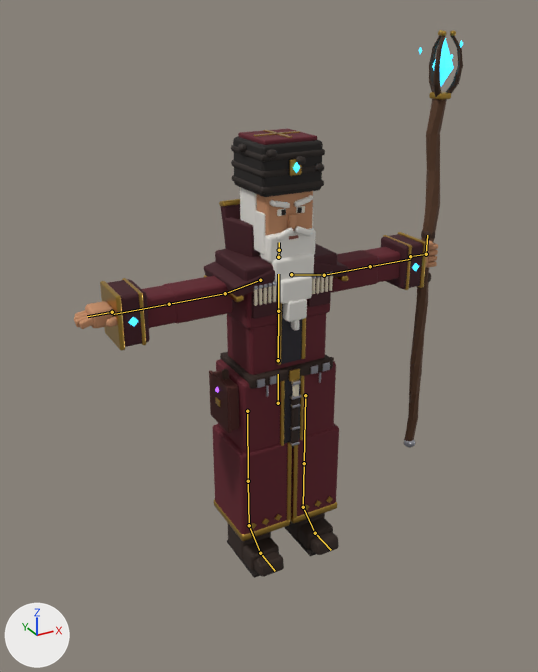
A saved change to the glTF model assets/mage_rigged/mage_rigged.glb.
Before and after are seen from a camera (50 mm lens) standing at (-1.46, -2.59, 2.39) and looking at (-0.09, -0.1, 1.15). The axes (+X, +Y, +Z) are drawn at lower left. The lights are the same throughout. The first picture is the older version. The bones that change, and the others that lie on the model, are drawn over the model as lines.

Objects in the first picture: 'mage_v5'.
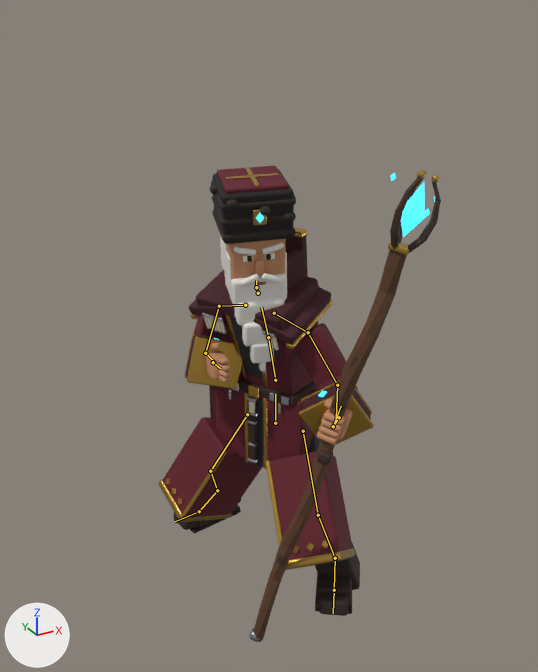
The newer file adds an action. The first version stands in its rest pose; the second is drawn at frame 1 of the action 'MG_Charge_In'.

Location of each change, (x1, y1, x2, y2) in pixels of the pictures (538 x 672 px):
'mage_v5', posed (27% narrower, 13% shorter)
    before: (74, 30, 463, 578)
    after: (159, 165, 441, 642)
bone 'pelvis', root to tip
    before: (278, 403) to (278, 374)
    after: (275, 423) to (275, 394)
bone 'spine_01', root to tip
    before: (278, 360) to (278, 311)
    after: (275, 380) to (268, 337)
bone 'spine_02', root to tip
    before: (278, 311) to (278, 274)
    after: (268, 337) to (261, 307)
bone 'clavicle_l', root to tip
    before: (291, 274) to (324, 275)
    after: (274, 313) to (308, 332)
bone 'upperarm_l', root to tip
    before: (324, 275) to (370, 266)
    after: (308, 332) to (337, 385)
bone 'lowerarm_l', root to tip
    before: (370, 266) to (410, 259)
    after: (337, 385) to (336, 419)
bone 'hand_l', root to tip
    before: (410, 256) to (426, 254)
    after: (339, 417) to (333, 426)
bone 'clavicle_r', root to tip
    before: (260, 280) to (225, 293)
    after: (245, 305) to (219, 306)
bone 'upperarm_r', root to tip
    before: (225, 293) to (169, 304)
    after: (219, 306) to (205, 353)
bone 'lowerarm_r', root to tip
    before: (169, 304) to (112, 314)
    after: (205, 353) to (215, 363)
bone 'hand_r', root to tip
    before: (112, 312) to (87, 316)
    after: (213, 362) to (220, 368)
bone 'neck_01', root to tip
    before: (278, 257) to (279, 250)
    after: (258, 293) to (256, 287)
bone 'head', root to tip
    before: (279, 250) to (279, 242)
    after: (256, 287) to (256, 280)
bone 'thigh_l', root to tip
    before: (305, 395) to (304, 463)
    after: (303, 431) to (318, 515)
bone 'calf_l', root to tip
    before: (304, 463) to (303, 507)
    after: (318, 515) to (335, 558)
bone 'foot_l', root to tip
    before: (303, 507) to (315, 533)
    after: (335, 558) to (334, 590)
bone 'thigh_r', root to tip
    before: (247, 411) to (248, 481)
    after: (247, 414) to (210, 471)
bone 'calf_r', root to tip
    before: (248, 481) to (249, 525)
    after: (210, 471) to (217, 490)
bone 'foot_r', root to tip
    before: (249, 525) to (260, 553)
    after: (217, 490) to (199, 511)

Diff of the bpy script that builds the scene:
```diff
--- a/assets/mage_rigged/mage_rigged.glb.py
+++ b/assets/mage_rigged/mage_rigged.glb.py
@@ bone_pelvis @@
 bone_pelvis = bpy.data.objects['mage_rig'].pose.bones['pelvis']  # child of 'root'
-bone_pelvis.location = (0.0, 0.0, 0.0)
-bone_pelvis.rotation_quaternion = (1.0, 0.0, 0.0, 0.0)  # degrees (0, 0, 0)
+bone_pelvis.location = (-0.012, -0.1, 0.0)
+bone_pelvis.rotation_quaternion = (0.856, -0.025, -0.517, 0.002)  # degrees (-5, -62, 4)
@@ bone_spine_01 @@
 bone_spine_01 = bpy.data.objects['mage_rig'].pose.bones['spine_01']  # child of 'pelvis'
-bone_spine_01.rotation_quaternion = (1.0, 0.0, 0.0, 0.0)  # degrees (0, 0, 0)
+bone_spine_01.rotation_quaternion = (0.99, 0.138, -0.017, -0.014)  # degrees (16, -2, -2)
@@ bone_spine_02 @@
 bone_spine_02 = bpy.data.objects['mage_rig'].pose.bones['spine_02']  # child of 'spine_01'
-bone_spine_02.rotation_quaternion = (1.0, 0.0, 0.0, 0.0)  # degrees (0, 0, 0)
+bone_spine_02.rotation_quaternion = (0.999, 0.051, -0.006, -0.004)  # degrees (6, -1, -1)
@@ bone_clavicle_l @@
 bone_clavicle_l = bpy.data.objects['mage_rig'].pose.bones['clavicle_l']  # child of 'spine_02'
-bone_clavicle_l.rotation_quaternion = (1.0, 0.0, 0.0, 0.0)  # degrees (0, 0, 0)
+bone_clavicle_l.rotation_quaternion = (0.997, 0.01, 0.008, -0.071)  # degrees (1, 1, -8)
@@ bone_upperarm_l @@
 bone_upperarm_l = bpy.data.objects['mage_rig'].pose.bones['upperarm_l']  # child of 'clavicle_l'
-bone_upperarm_l.rotation_quaternion = (1.0, 0.0, 0.0, 0.0)  # degrees (0, 0, 0)
+bone_upperarm_l.rotation_quaternion = (0.867, -0.008, -0.313, -0.388)  # degrees (16, -33, -53)
@@ bone_lowerarm_l @@
 bone_lowerarm_l = bpy.data.objects['mage_rig'].pose.bones['lowerarm_l']  # child of 'upperarm_l'
-bone_lowerarm_l.rotation_quaternion = (1.0, 0.0, 0.0, 0.0)  # degrees (0, 0, 0)
+bone_lowerarm_l.rotation_quaternion = (0.821, 0.571, 0.0, 0.0)  # degrees (70, 0, 0)
@@ bone_hand_l @@
 bone_hand_l = bpy.data.objects['mage_rig'].pose.bones['hand_l']  # child of 'lowerarm_l'
-bone_hand_l.rotation_quaternion = (1.0, 0.0, 0.0, 0.0)  # degrees (0, 0, 0)
+bone_hand_l.rotation_quaternion = (0.924, 0.157, 0.347, 0.028)  # degrees (24, 39, 12)
@@ bone_clavicle_r @@
 bone_clavicle_r = bpy.data.objects['mage_rig'].pose.bones['clavicle_r']  # child of 'spine_02'
-bone_clavicle_r.rotation_quaternion = (1.0, 0.0, 0.0, 0.0)  # degrees (0, 0, 0)
+bone_clavicle_r.rotation_quaternion = (0.998, 0.001, -0.006, 0.063)  # degrees (0, -1, 7)
@@ bone_upperarm_r @@
 bone_upperarm_r = bpy.data.objects['mage_rig'].pose.bones['upperarm_r']  # child of 'clavicle_r'
-bone_upperarm_r.rotation_quaternion = (1.0, 0.0, 0.0, 0.0)  # degrees (0, 0, 0)
+bone_upperarm_r.rotation_quaternion = (0.807, 0.361, -0.163, 0.437)  # degrees (33, -35, 46)
@@ bone_lowerarm_r @@
 bone_lowerarm_r = bpy.data.objects['mage_rig'].pose.bones['lowerarm_r']  # child of 'upperarm_r'
-bone_lowerarm_r.rotation_quaternion = (1.0, 0.0, 0.0, 0.0)  # degrees (0, 0, 0)
+bone_lowerarm_r.rotation_quaternion = (0.566, 0.824, 0.0, 0.0)  # degrees (111, 0, 0)
@@ bone_hand_r @@
 bone_hand_r = bpy.data.objects['mage_rig'].pose.bones['hand_r']  # child of 'lowerarm_r'
-bone_hand_r.rotation_quaternion = (1.0, 0.0, 0.0, 0.0)  # degrees (0, 0, 0)
+bone_hand_r.rotation_quaternion = (0.985, -0.048, 0.146, 0.074)  # degrees (-4, 17, 8)
@@ bone_neck_01 @@
 bone_neck_01 = bpy.data.objects['mage_rig'].pose.bones['neck_01']  # child of 'spine_02'
-bone_neck_01.rotation_quaternion = (1.0, 0.0, 0.0, 0.0)  # degrees (0, 0, 0)
+bone_neck_01.rotation_quaternion = (0.997, 0.033, 0.067, -0.021)  # degrees (4, 8, -2)
@@ bone_head @@
 bone_head = bpy.data.objects['mage_rig'].pose.bones['head']  # child of 'neck_01'
-bone_head.rotation_quaternion = (1.0, 0.0, 0.0, 0.0)  # degrees (0, 0, 0)
+bone_head.rotation_quaternion = (0.933, -0.123, 0.33, -0.072)  # degrees (-20, 37, -16)
@@ bone_thigh_l @@
 bone_thigh_l = bpy.data.objects['mage_rig'].pose.bones['thigh_l']  # child of 'pelvis'
-bone_thigh_l.rotation_quaternion = (1.0, 0.0, 0.0, 0.0)  # degrees (0, 0, 0)
+bone_thigh_l.rotation_quaternion = (0.933, 0.252, -0.159, 0.203)  # degrees (26, -24, 19)
@@ bone_calf_l @@
 bone_calf_l = bpy.data.objects['mage_rig'].pose.bones['calf_l']  # child of 'thigh_l'
-bone_calf_l.rotation_quaternion = (1.0, 0.0, 0.0, 0.0)  # degrees (0, 0, 0)
+bone_calf_l.rotation_quaternion = (0.936, -0.352, 0.001, 0.011)  # degrees (-41, 1, 1)
@@ bone_foot_l @@
 bone_foot_l = bpy.data.objects['mage_rig'].pose.bones['foot_l']  # child of 'calf_l'
-bone_foot_l.rotation_quaternion = (1.0, 0.0, 0.0, 0.0)  # degrees (0, 0, 0)
+bone_foot_l.rotation_quaternion = (0.986, 0.032, -0.142, -0.086)  # degrees (5, -16, -11)
@@ bone_thigh_r @@
 bone_thigh_r = bpy.data.objects['mage_rig'].pose.bones['thigh_r']  # child of 'pelvis'
-bone_thigh_r.rotation_quaternion = (1.0, 0.0, 0.0, 0.0)  # degrees (0, 0, 0)
+bone_thigh_r.rotation_quaternion = (-0.952, -0.15, -0.158, 0.214)  # degrees (14, 21, -23)
@@ bone_calf_r @@
 bone_calf_r = bpy.data.objects['mage_rig'].pose.bones['calf_r']  # child of 'thigh_r'
-bone_calf_r.rotation_quaternion = (1.0, 0.0, 0.0, 0.0)  # degrees (0, 0, 0)
+bone_calf_r.rotation_quaternion = (0.918, -0.388, -0.082, -0.031)  # degrees (-46, -10, 0)
@@ bone_foot_r @@
 bone_foot_r = bpy.data.objects['mage_rig'].pose.bones['foot_r']  # child of 'calf_r'
-bone_foot_r.rotation_quaternion = (1.0, 0.0, 0.0, 0.0)  # degrees (0, 0, 0)
+bone_foot_r.rotation_quaternion = (0.961, 0.202, 0.162, 0.097)  # degrees (26, 16, 15)
```
